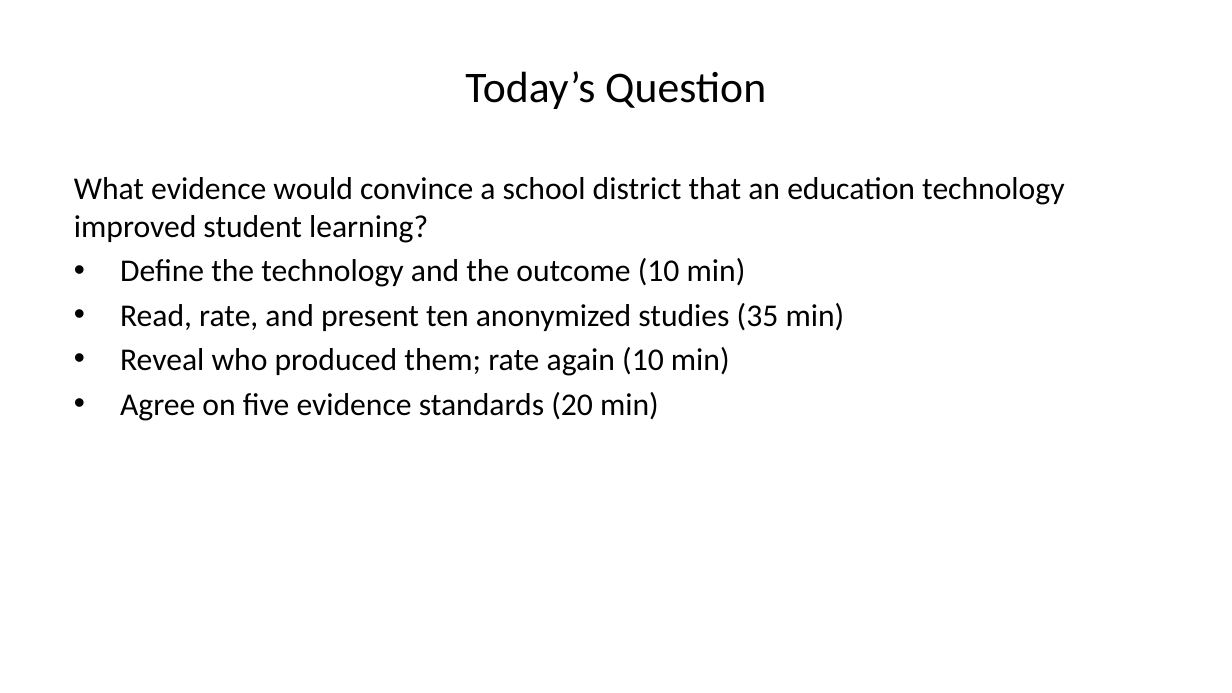
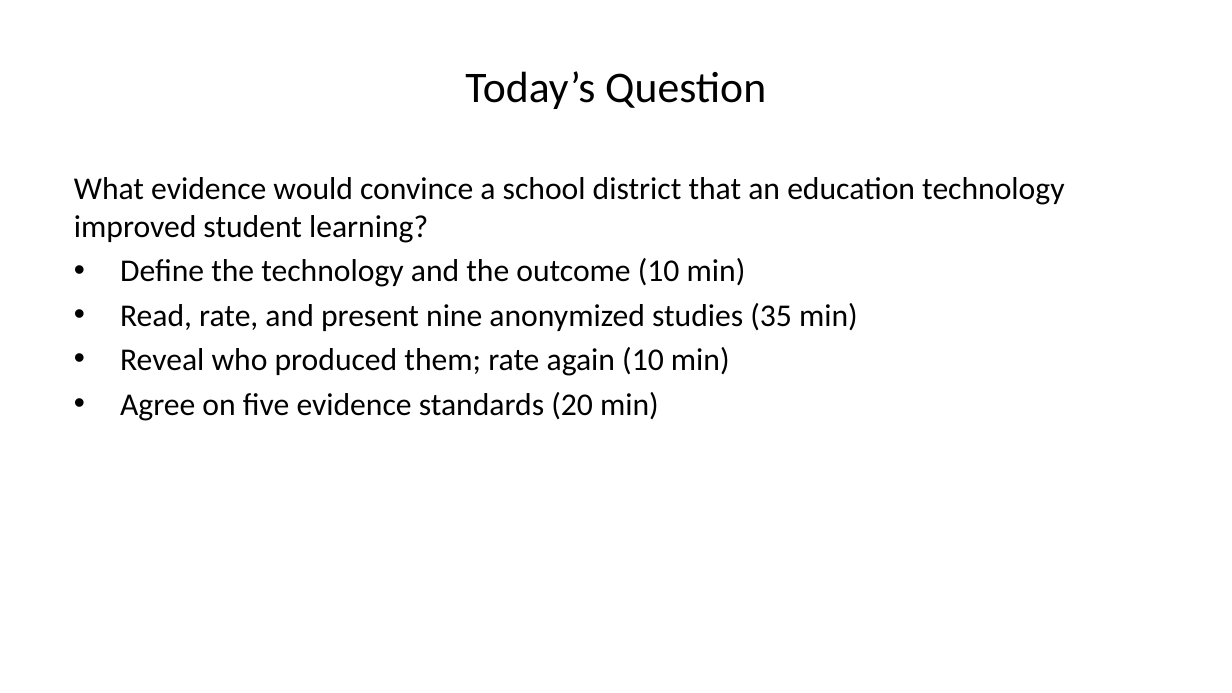
Before and after one commit to steffenerickson/edtech-evidence-lab, a slide deck: slide 3 of slides/output/edtech_slides_v1.pptx. Drawn at 1232x693 pixels with LibreOffice and Linux fonts; fonts in the diff are those of the drawing. Boxes give left, top, right and bottom in pixels: in the first picture for what was removed or moved away, otherwise in the second. Text is boxed around its words. In the diff, an @@ line names an element or a change of style, - is before the commit and + after.

```diff
--- a/slides/output/edtech_slides_v1.pptx
+++ b/slides/output/edtech_slides_v1.pptx
@@ text at <box>120,303,858,331</box>: text changed @@
-• Read, rate, and present ten anonymized studies (35 min)
+• Read, rate, and present nine anonymized studies (35 min)
```
Also in this commit, not shown: 1 other slide changed, 8 other files.
